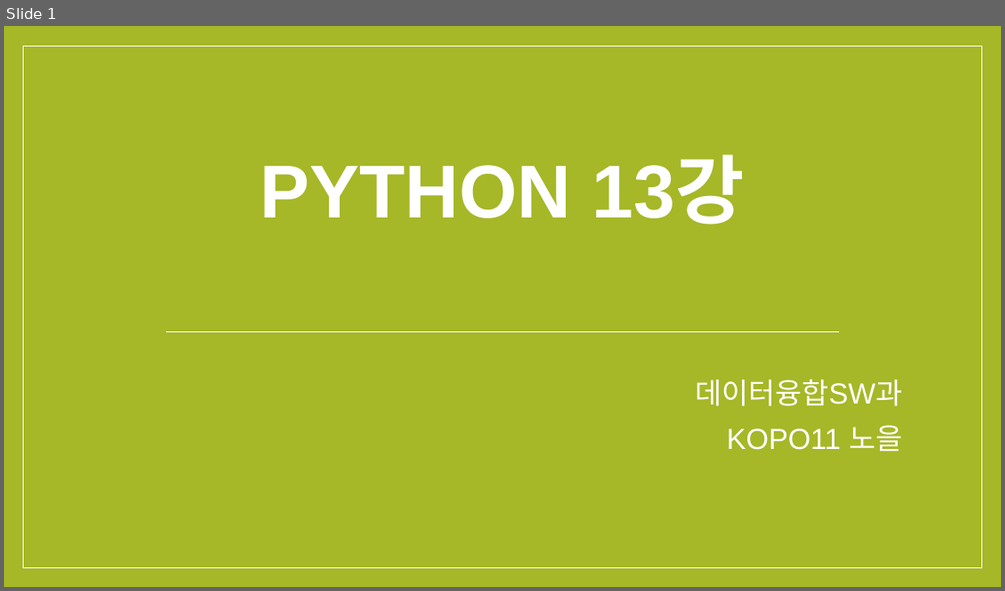
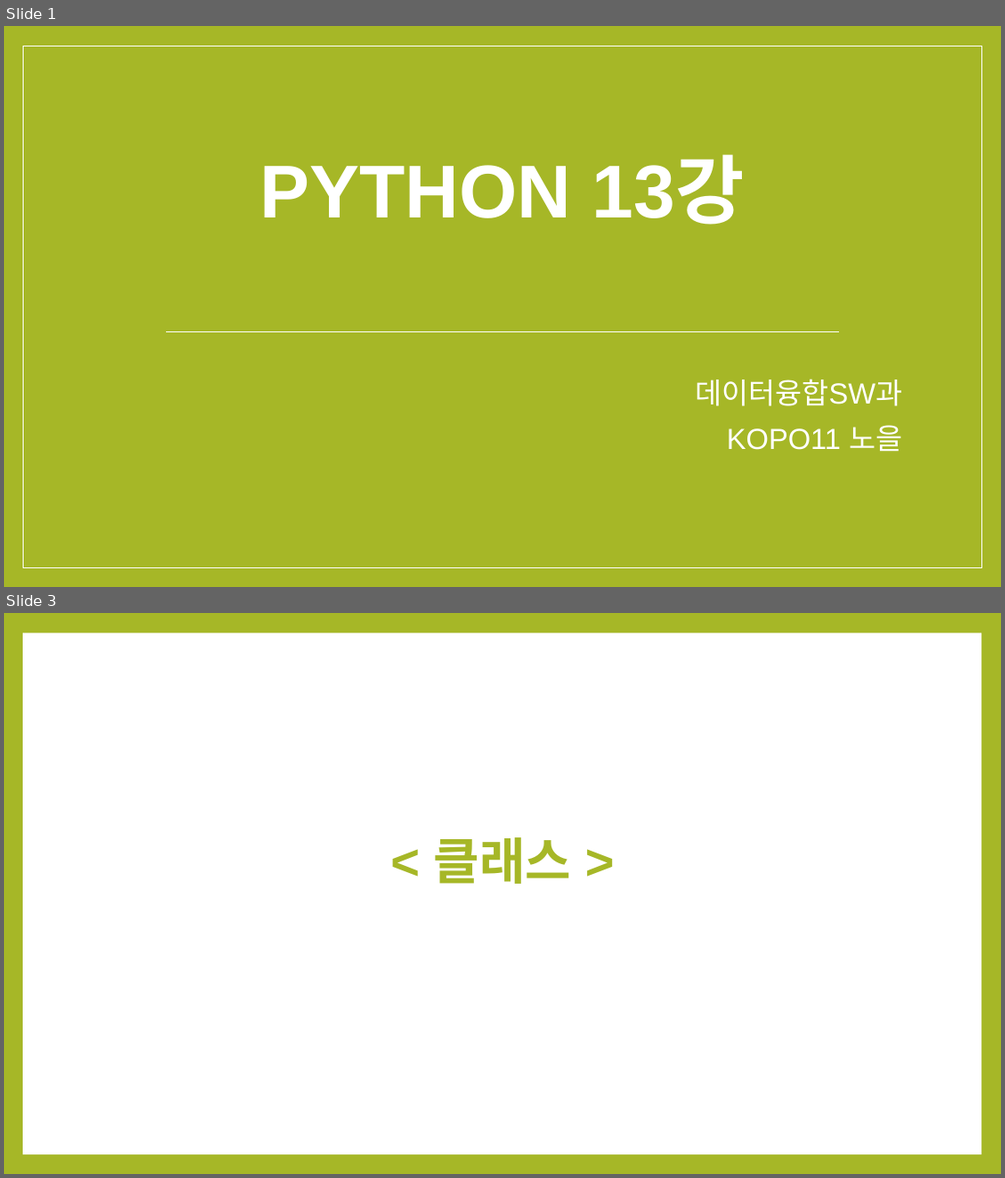
Before and after one commit to noheul1030/KOPO-Python-Vacation, a slide deck: Python과제/Python_13강.pptx. Shown one above the other, each under a label of ours: slide 1 before the commit, slides 1 and 3 after it; the slides between them are not shown. The pictures are 1005x591 and 1005x1178 pixels, drawn with LibreOffice and Linux fonts; fonts in the diff are those of the drawing. Boxes give left, top, right and bottom in pixels: in the first picture for what was removed or moved away, otherwise in the second. Text is boxed around its words. In the diff, an @@ line names an element or a change of style, - is before the commit and + after.

```diff
--- a/Python과제/Python_13강.pptx
+++ b/Python과제/Python_13강.pptx
@@ slide 3 added at [4,613,1001,1174], background #A6B727 @@
@@ rectangle added at [23,633,981,1154], fill #FFFFFF @@
@@ text added at [434,837,571,884], 48 pt, text #A6B727, bold @@
+< 클래스 >
```
Also in this commit, not shown: 5 other slides added.
